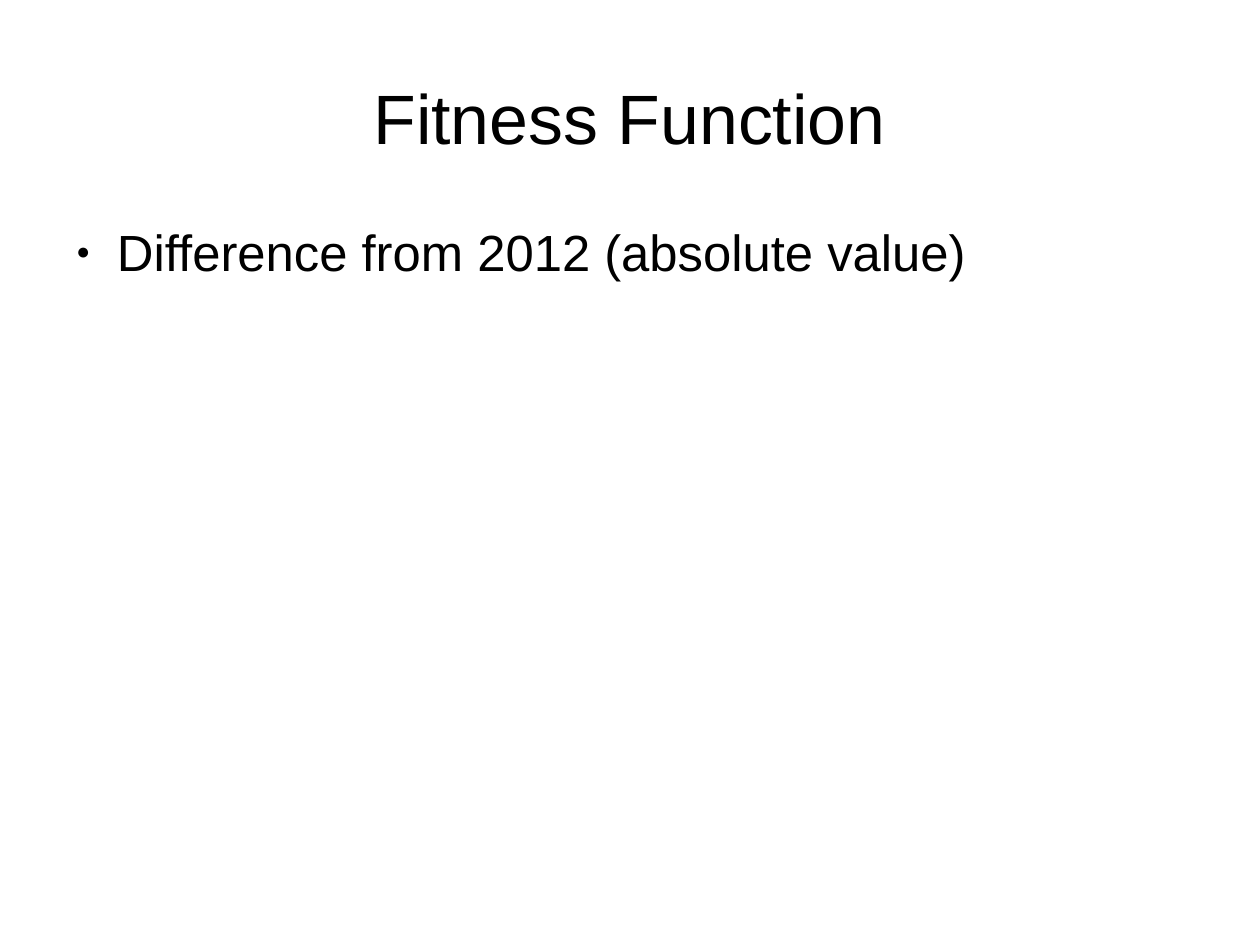
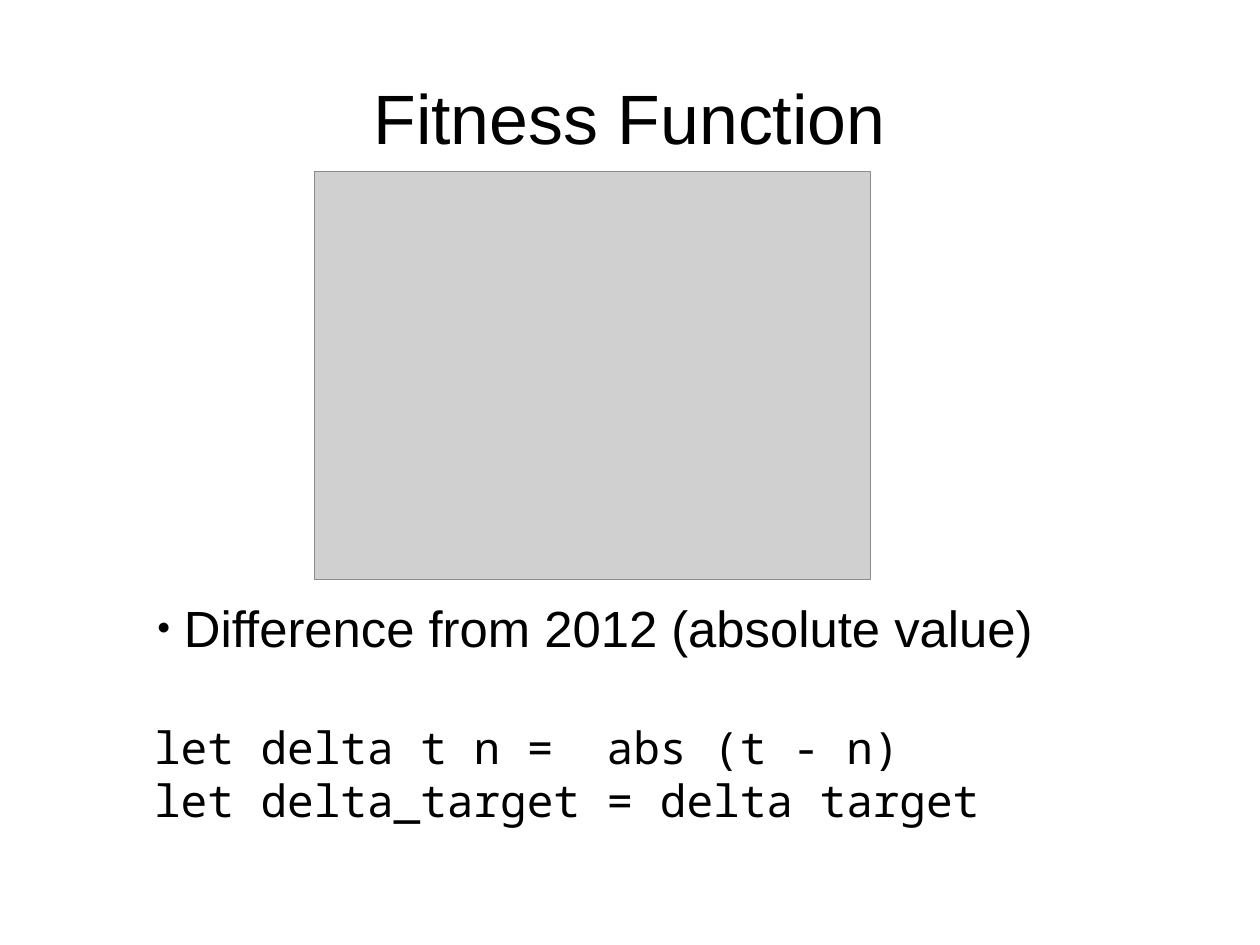
Before and after one commit to philtomson/OSBridge2012Talk, a slide deck: slide 9 of OSBridge2012.odp. Drawn at 1260x945 pixels with LibreOffice and Linux fonts; fonts in the diff are those of the drawing; grey boxes stand for pictures. Boxes give left, top, right and bottom in pixels: in the first picture for what was removed or moved away, otherwise in the second. Text is boxed around its words. In the diff, an @@ line names an element or a change of style, - is before the commit and + after.

```diff
--- a/OSBridge2012.odp
+++ b/OSBridge2012.odp
@@ picture added at box(314, 172, 870, 580) @@
@@ subtitle "Difference from 2012 (absolute value)": place and size @@
-subtitle "Difference from 2012 (absolute value)" at box(117, 234, 965, 282)
+subtitle "Difference from 2012 (absolute value)" at box(184, 610, 1032, 657)
@@ subtitle "Difference from 2012 (absolute value)" at box(184, 610, 1032, 657): alignment left to centre; indent changed; less space between paragraphs; vertical alignment top to middle @@
@@ text added at box(154, 730, 980, 828), 28 pt, text #000000 @@
+let delta t n = abs (t - n)
+let delta_target = delta target
```
Also in this commit, not shown: 7 other slides changed, 7 slides added.
